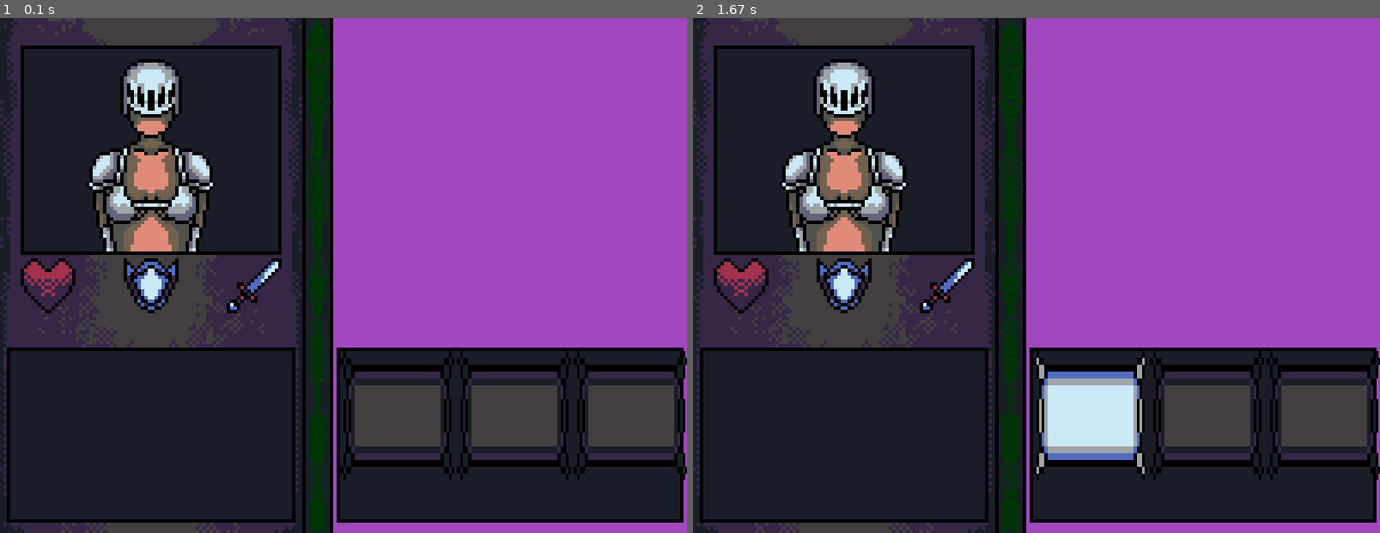
Above: before the commit, frames 1-2 (left to right).
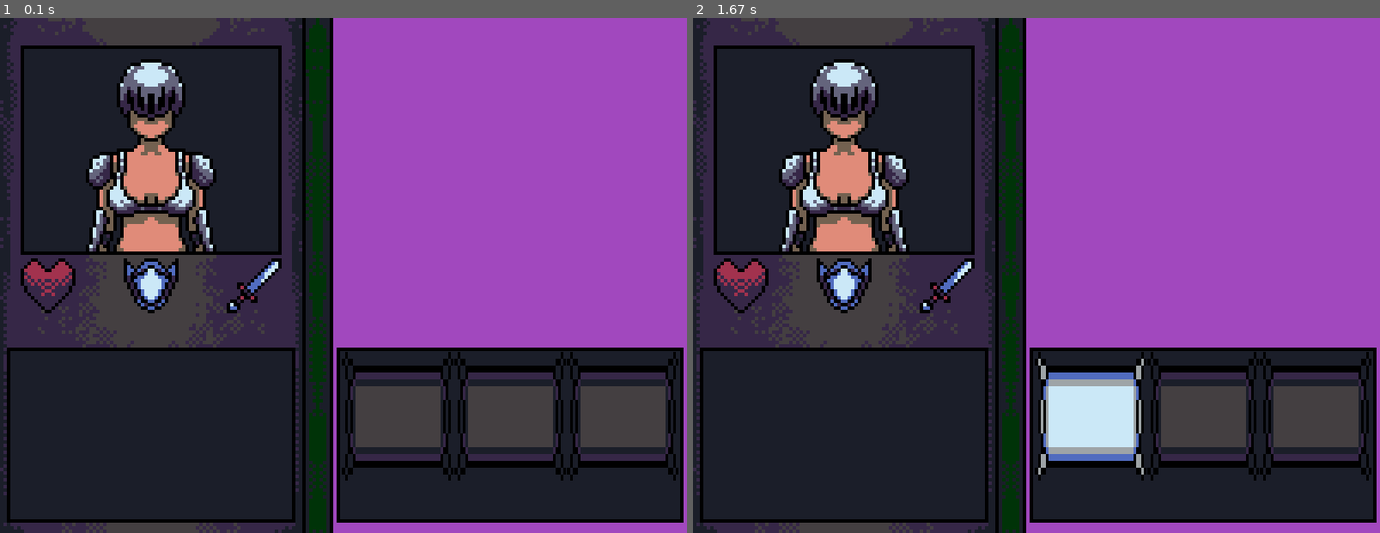
Above: after the commit, the same moments.

Repository: Justpasha1/pygameShit
Game: pygame game, started from code/main.py
Two runs of this game, one before a commit and one after it. Both use one fixed random seed, a clock stepped at 60 frames per second and the inputs below.
Inputs (mouse positions are in pixels of both pictures, inside the frame that each line leads up to):
- Up to frame 1 (0.1 s): no input
- Up to frame 2 (1.67 s): click (1091, 414) at 0.38 s

The runs differ from the first frame. In frame 1, 5.6% of the frame differs, in the area x 12-100%, y 8-90%; in frame 2, 5.6%.

Commit message:
some changes

Diff:
--- a/code/global_vars.py
+++ b/code/global_vars.py
@@ -10,10 +10,10 @@
 def test():
     print("Hello world")
 
-button_attack = Buttons(133,150, ["images\\buttons\\rectangle\\base.png","images\\buttons\\rectangle\\hover.png", "images\\buttons\\rectangle\\pressed.png"],99*4,97*4,test)
+button_attack = Buttons(130,150, ["images\\buttons\\rectangle\\base.png","images\\buttons\\rectangle\\hover.png", "images\\buttons\\rectangle\\pressed.png"],398,389,test)
 
-button_heal =Buttons(133,150, ["images\\buttons\\rectangle\\base.png","images\\buttons\\rectangle\\hover.png", "images\\buttons\\rectangle\\pressed.png"],133*4,97*4,test)
-button_deffence = Buttons(133,150, ["images\\buttons\\rectangle\\base.png","images\\buttons\\rectangle\\hover.png", "images\\buttons\\rectangle\\pressed.png"],167*4,97*4,test)
+button_heal =Buttons(130,150, ["images\\buttons\\rectangle\\base.png","images\\buttons\\rectangle\\hover.png", "images\\buttons\\rectangle\\pressed.png"],529,389,test)
+button_deffence = Buttons(130,150, ["images\\buttons\\rectangle\\base.png","images\\buttons\\rectangle\\hover.png", "images\\buttons\\rectangle\\pressed.png"],660,389,test)
 
 heart_icon = Image(16*4, 16*4, "images\\icons\\hp.png", 6*4, 70*4)
 shield_icon = Image(16*4, 16*4, "images\\icons\\shield.png", 36*4, 70*4)
Binary file changed: images/portrats/player.png
